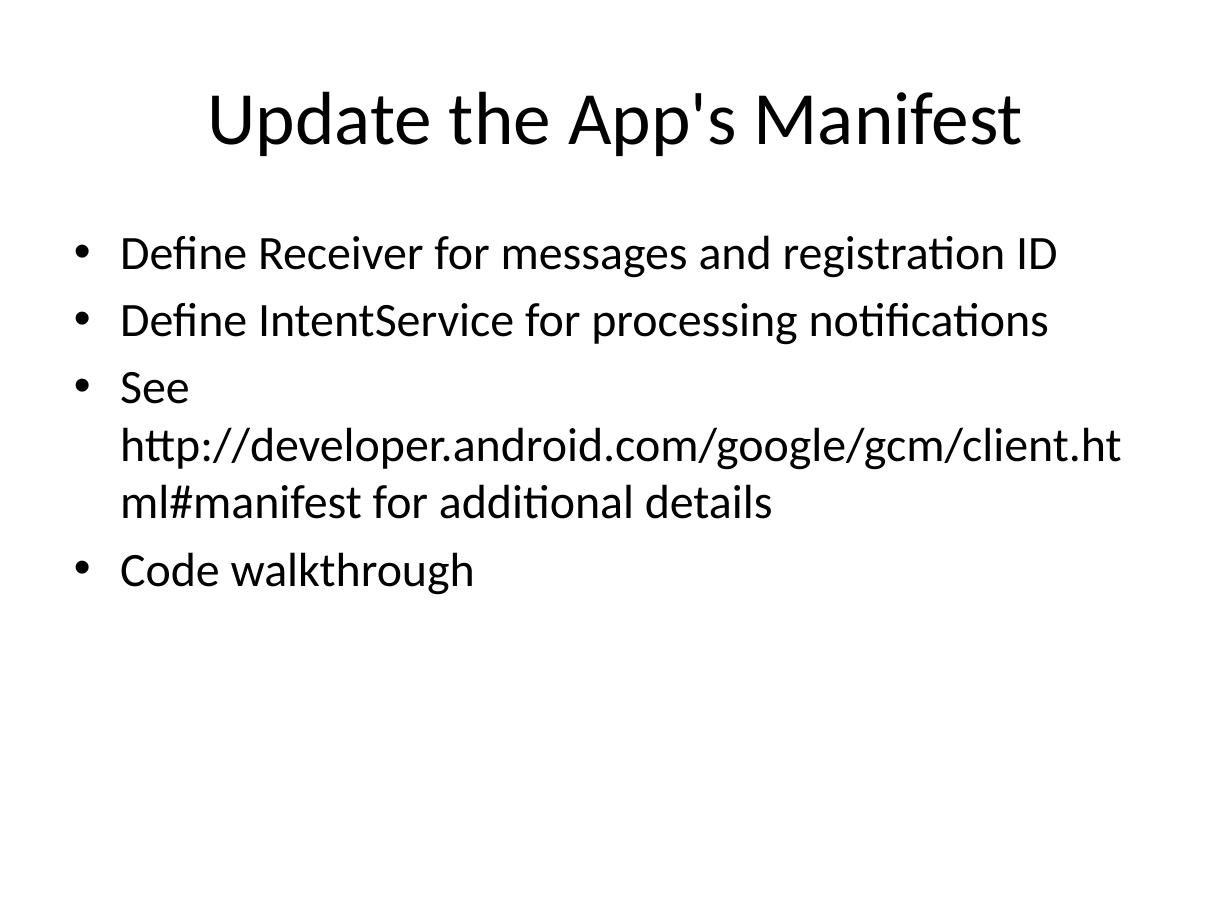
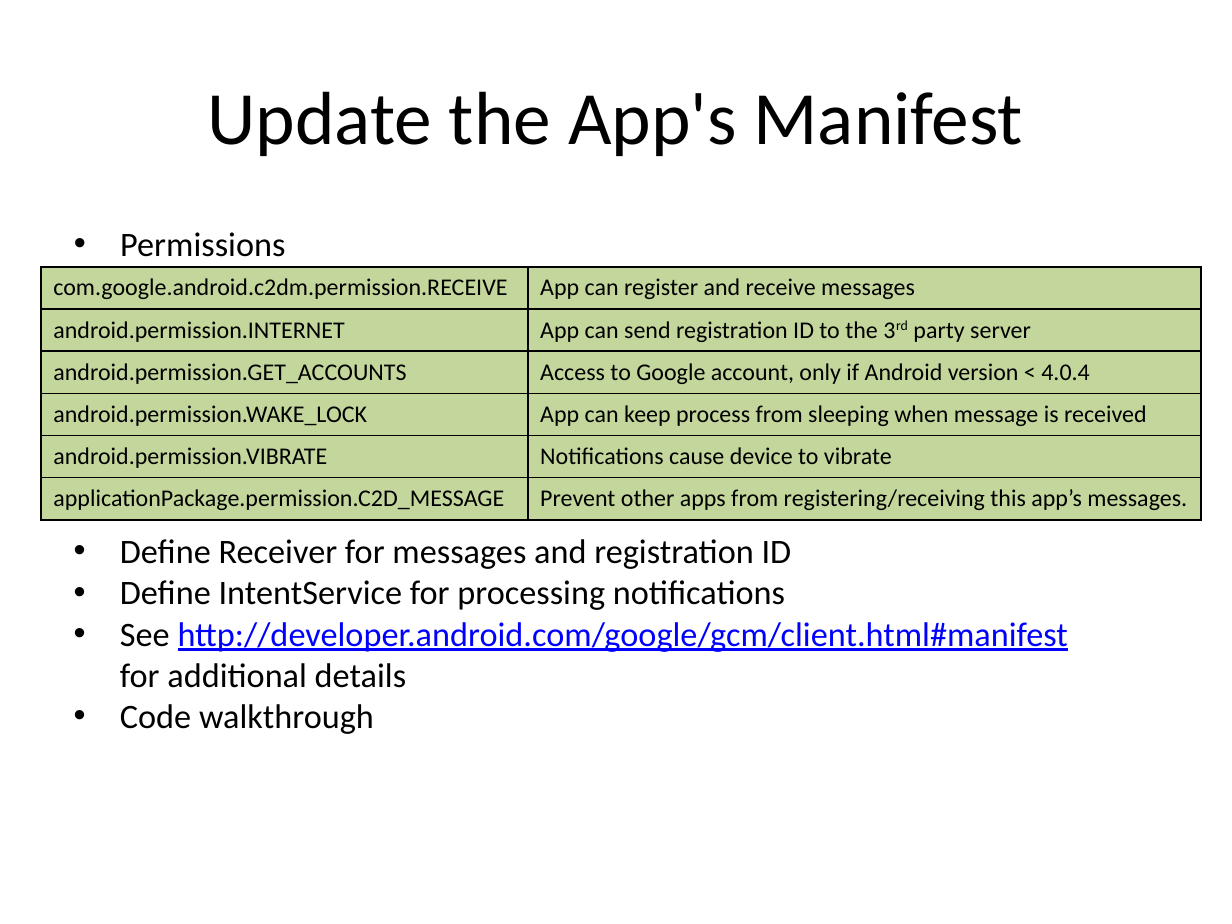
Before and after one commit to LeadingEDJE/MobilePushNotification, a slide deck: slide 17 of Implementing Push Notification in Android.pptx (slide 18 before the commit). Drawn at 1232x924 pixels with LibreOffice and Linux fonts; fonts in the diff are those of the drawing; background and template pictures are left out. Boxes give left, top, right and bottom in pixels: in the first picture for what was removed or moved away, otherwise in the second. Text is boxed around its words. In the diff, an @@ line names an element or a change of style, - is before the commit and + after.

Commit message:
Additional changes for Columbus Code Camp 2014

```diff
--- a/Implementing Push Notification in Android.pptx
+++ b/Implementing Push Notification in Android.pptx
@@ text added at bbox=[120, 232, 285, 257], 20 pt, text #000000 @@
+• Permissions
@@ table added at bbox=[41, 267, 1201, 520], 6 rows, 2 columns @@
+com.google.android.c2dm.permission.RECEIVE | App can register and receive messages
+android.permission.INTERNET | App can send registration ID to the 3rd party server
+android.permission.GET_ACCOUNTS | Access to Google account, only if Android version < 4.0.4
+android.permission.WAKE_LOCK | App can keep process from sleeping when message is received
+android.permission.VIBRATE | Notifications cause device to vibrate
+applicationPackage.permission.C2D_MESSAGE | Prevent other apps from registering/receiving this app’s messages.
@@ text "Define Receiver for messages and ...": place and size @@
-text "Define Receiver for messages and ..." at bbox=[120, 235, 1121, 595]
+text "Define Receiver for messages and ..." at bbox=[120, 539, 1068, 734]
@@ text "Define Receiver for messages and ..." at bbox=[120, 539, 1068, 734]: size 28 to 20 pt; text colour #000000 to #0000FF, underline on in "http://developer.android.com/google/gcm/client.html#manifest"; less space between paragraphs @@
```
Also in this commit, not shown: 10 other slides changed, 3 other files.
